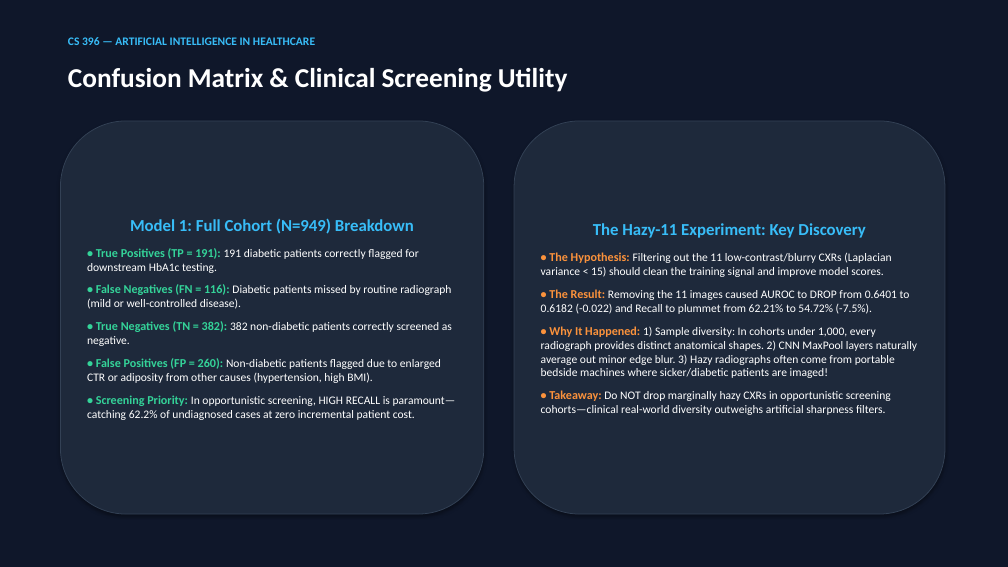
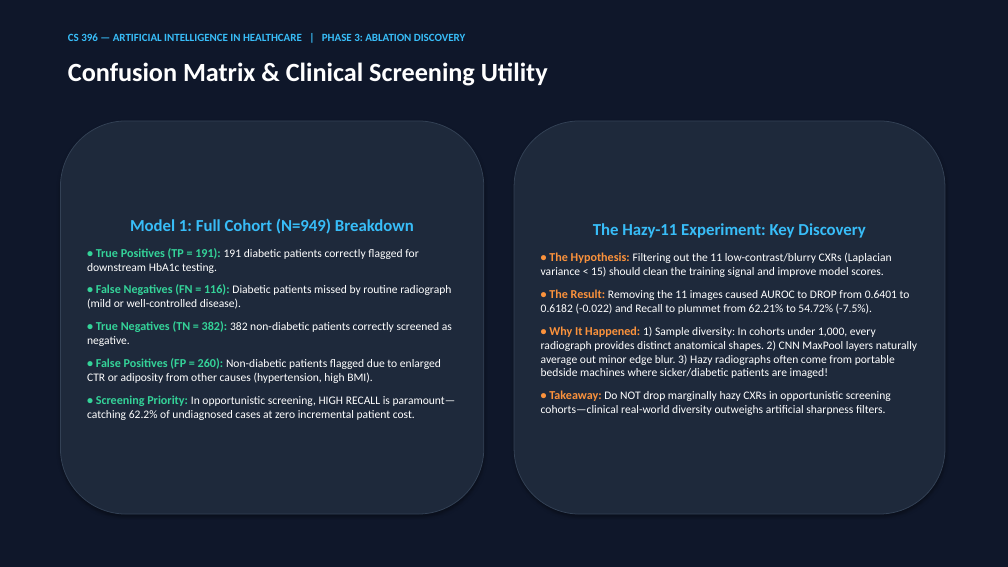
Before and after one commit to UnusualGelo/Oppurtunistic_Detection_of_Type_II_Diabetes, a slide deck: slide 7 of malek_and_angelo/malek/Malek_T2D_CNN_Presentation.pptx (slide 6 before the commit). Drawn at 1008x567 pixels with LibreOffice and Linux fonts; fonts in the diff are those of the drawing. Boxes give left, top, right and bottom in pixels: in the first picture for what was removed or moved away, otherwise in the second. Text is boxed around its words. In the diff, an @@ line names an element or a change of style, - is before the commit and + after.

Commit message:
feat(slides): add 5-phase experimental progress roadmap and phase milestone headers across all 11 slides

```diff
--- a/malek_and_angelo/malek/Malek_T2D_CNN_Presentation.pptx
+++ b/malek_and_angelo/malek/Malek_T2D_CNN_Presentation.pptx
@@ text "Confusion Matrix & Clinical Screening ..." at [68, 62, 548, 86]: size 26 to 25 pt @@
@@ text at [68, 33, 465, 41]: text changed; size 11 to 10.5 pt @@
-CS 396 — ARTIFICIAL INTELLIGENCE IN HEALTHCARE
+CS 396 — ARTIFICIAL INTELLIGENCE IN HEALTHCARE | PHASE 3: ABLATION DISCOVERY
```
Also in this commit, not shown: 8 other slides changed, 2 slides added, 1 slide removed, 1 other file.
